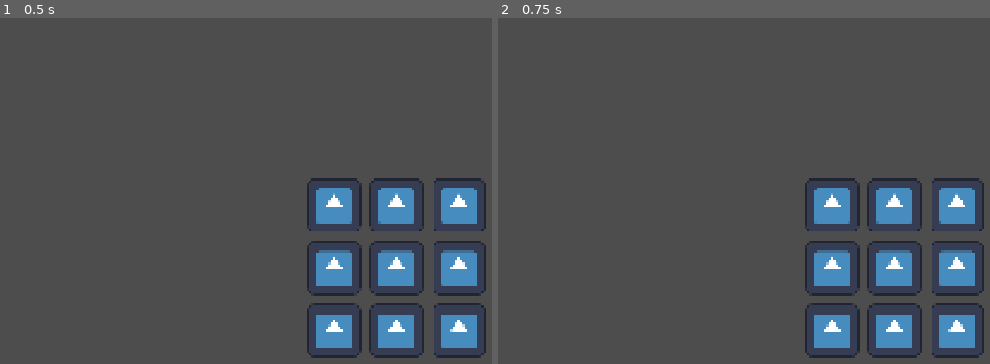
Above: before the commit, frames 1-2 (left to right).
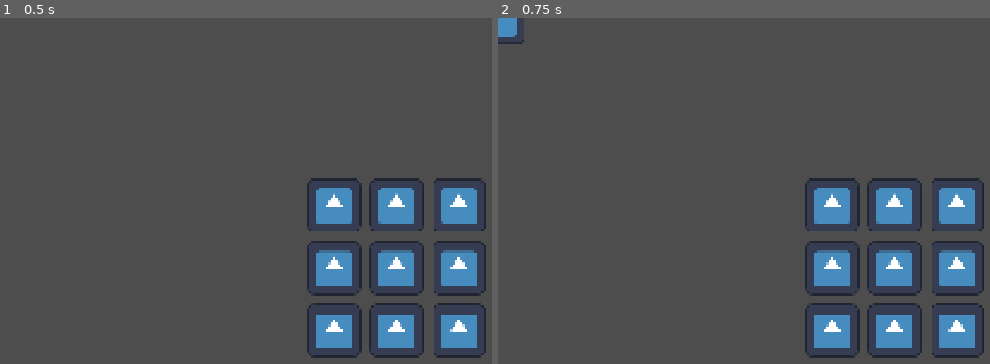
Above: after the commit, the same moments.

Repository: HelloIsReal/keypad-rhythm
Game: Godot game, scene res://scenes/game.tscn
Two runs of this game, one before a commit and one after it. Both use one fixed random seed, a clock stepped at 60 frames per second and the inputs below. The engine's default icon, where the game draws it, is replaced by a stand-in: a white triangle on a blue panel in a dark square. Sound files missing from this copy of the repository are replaced by a short silence.
Inputs (mouse positions are in pixels of both pictures, inside the frame that each line leads up to):
- Up to frame 1 (0.5 s): no input
- Up to frame 2 (0.75 s): tap Enter at 0.5 s; move the mouse to (outside the picture) at 0.52 s; hold Right from 0.53 s (still down); tap Alt at 0.6 s; click (outside the picture) at 0.67 s

Frame 1 is identical in both runs. In frame 2, 0.2% of the frame differs, in the area x 0-6%, y 0-8%.

Commit message:
renamed the button note to tile. Working on an implementation for notes.

Diff:
--- a/game.gd
+++ b/game.gd
@@ -1,6 +1,6 @@
 extends Node2D
 var rng = RandomNumberGenerator
-var note = preload("res://scenes/tile.tscn")
+var tile = preload("res://scenes/tile.tscn")
 var spawnOffset = Vector2(800,300)
 var songPlaying=true
 
@@ -32,13 +32,13 @@
 		for j in 3:
 			noteRank += 1
 
-			var newNote = note.instantiate()
-			get_tree().current_scene.add_child(newNote)
+			var newTile = tile.instantiate()
+			get_tree().current_scene.add_child(newTile)
 
-			newNote.global_position.x += 150 * j
-			newNote.global_position.y += 150 * noteOffset
-			newNote.global_position += spawnOffset
-			newNote.myRank = noteRank
+			newTile.global_position.x += 150 * j
+			newTile.global_position.y += 150 * noteOffset
+			newTile.global_position += spawnOffset
+			newTile.myRank = noteRank
 			#print("x:",i,", y:",j)
 
 	#for i in songIndex:
@@ -75,19 +75,12 @@
 			return
 		var noteData = notes[noteIndex]
 		var noteTime = noteData.beat * secondsPerbeat
-		var spawnTime = noteTime# - noteSpeed
-
-		#print(
-		#"current:", currentTime,
-		#" beat:", noteData.beat,
-		#" noteTime:", noteTime,
-		#" spawnTime:", spawnTime
-	#)
+		var spawnTime = noteTime - noteSpeed
 
 		if currentTime >= spawnTime:
 			spawnNote(noteData)
 			noteIndex+=1
-		#print(currentTime)
+
 
 func songStart():
 	$badApple.play()
@@ -106,7 +99,10 @@
 func spawnNote(data):
 	print("spawned on beat ",data.beat)
 	print("spawned on number ",data.lane)
-	$ding.play()
+	var newNote = tile.instantiate()
+	get_tree().current_scene.add_child(newNote)
+
+	#$ding.play()
 
 
 
--- a/note.gd
+++ b/note.gd
@@ -1,7 +1,7 @@
 extends Node2D
 
 var targetRank=0
-var appearLength = 2000 #milliseconds
+var appearLength = 1000 #milliseconds
 
 
 func _ready() -> void:
